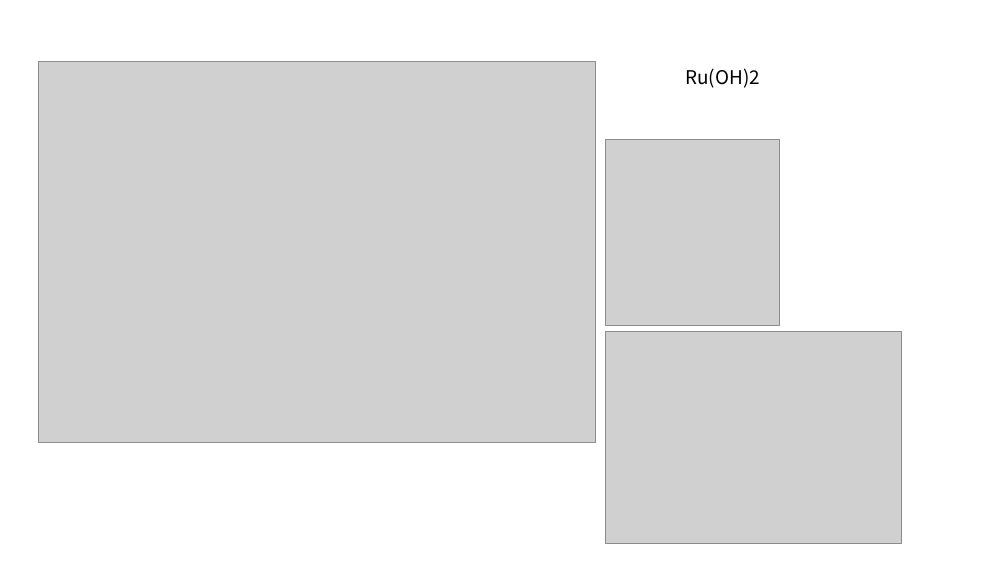
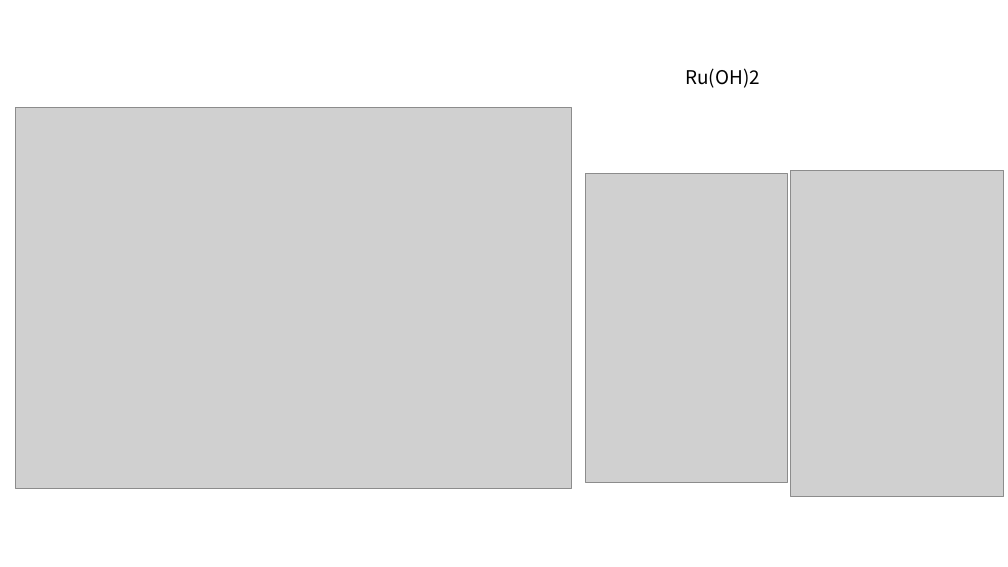
Before and after one commit to EySword/computer_data, a slide deck: slide 9 of zyj/声子谱.pptx. Drawn at 1008x567 pixels with LibreOffice and Linux fonts; fonts in the diff are those of the drawing; grey boxes stand for pictures. Boxes give left, top, right and bottom in pixels: in the first picture for what was removed or moved away, otherwise in the second. Text is boxed around its words. In the diff, an @@ line names an element or a change of style, - is before the commit and + after.

Commit message:
update

```diff
--- a/zyj/声子谱.pptx
+++ b/zyj/声子谱.pptx
@@ picture: place and size @@
-picture at (39,61,595,442)
+picture at (15,107,572,488)
@@ picture removed at (606,139,780,325) @@
@@ picture added at (585,174,788,482) @@
@@ picture added at (791,171,1004,497) @@
@@ picture removed at (606,331,901,544) @@
```
